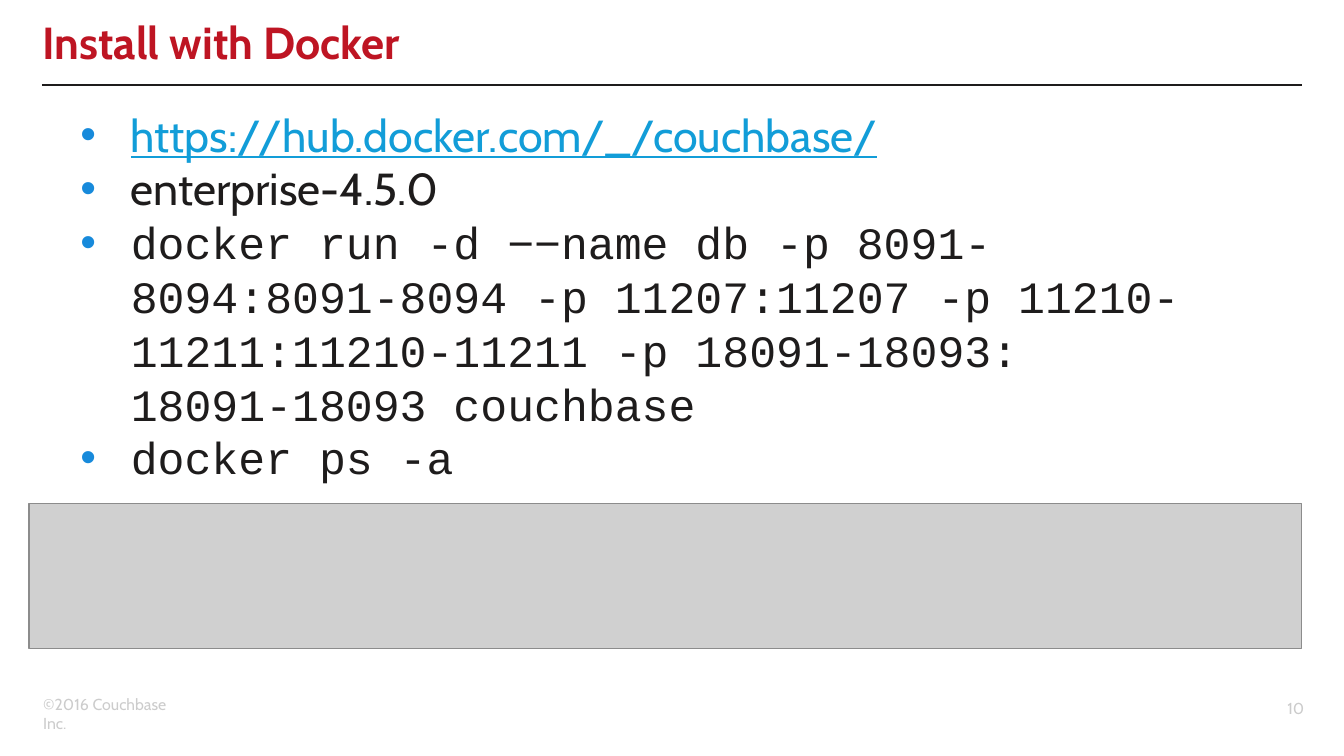
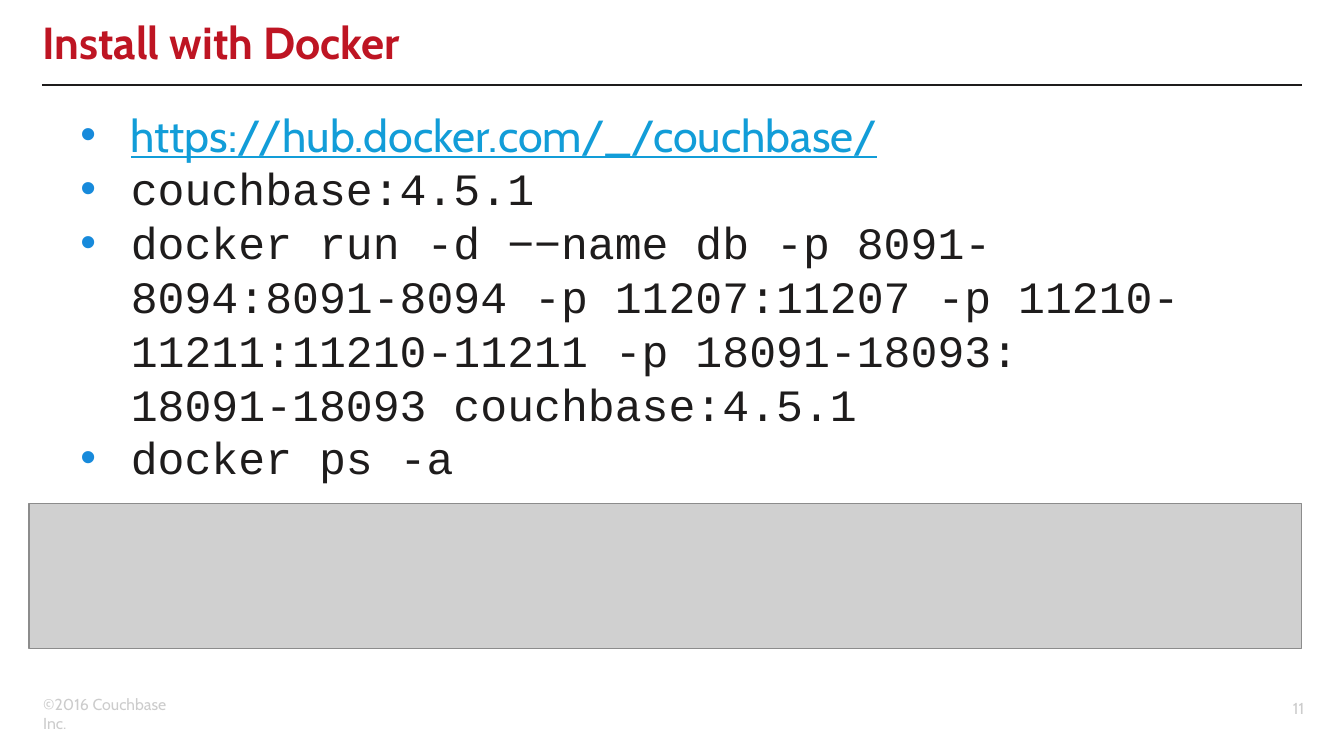
Before and after one commit to clint77/workshop, a slide deck: slide 11 of connect2016/developer/01/01.pptx (slide 10 before the commit). Drawn at 1344x756 pixels with LibreOffice and Linux fonts; fonts in the diff are those of the drawing; grey boxes stand for pictures; background and template pictures are left out. Boxes give left, top, right and bottom in pixels: in the first picture for what was removed or moved away, otherwise in the second. Text is boxed around its words. In the diff, an @@ line names an element or a change of style, - is before the commit and + after.

Commit message:
updated slides with feedback from DA team added cluster instructions for docker to part 4

```diff
--- a/connect2016/developer/01/01.pptx
+++ b/connect2016/developer/01/01.pptx
@@ text at [131,174,1179,422]: text changed @@
-• enterprise-4.5.0
-• docker run -d −−name db -p 8091-8094:8091-8094 -p 11207:11207 -p 11210-11211:11210-11211 -p 18091-18093:
-  18091-18093 couchbase
+• couchbase:4.5.1
+• docker run -d −−name db -p 8091-8094:8091-8094 -p 11207:11207 -p 11210-11211:11210-11211 -p 18091-18093:
+  18091-18093 couchbase:4.5.1
@@ page number at [1293,703,1304,714]: text changed @@
-10
+11
```
Also in this commit, not shown: 1 slide added, 4 other files.
